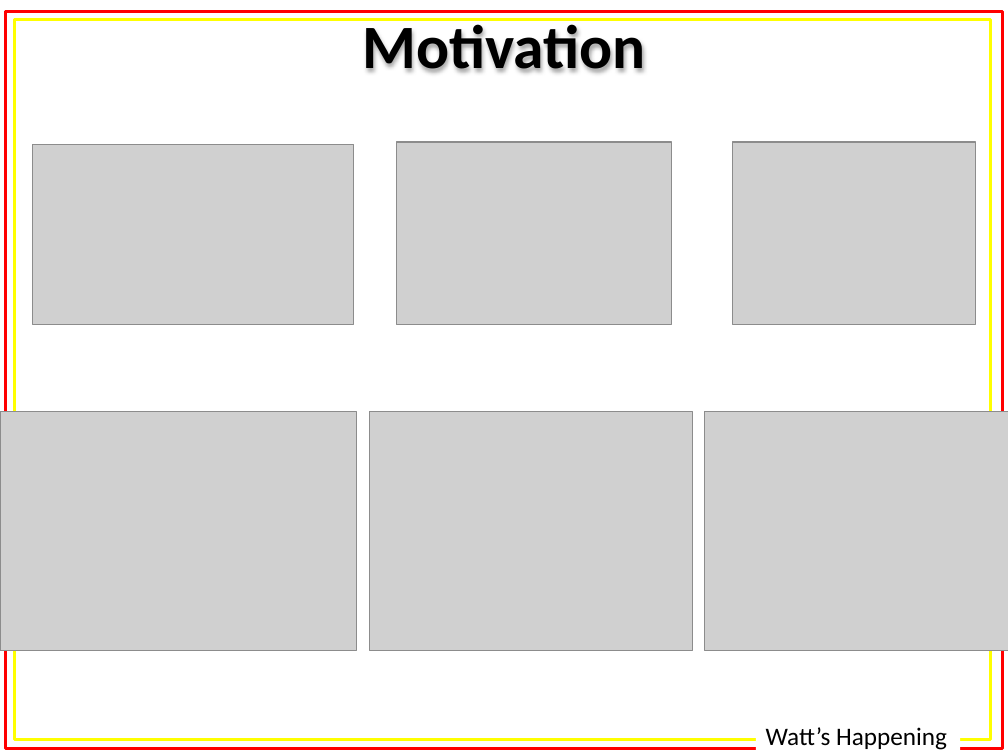
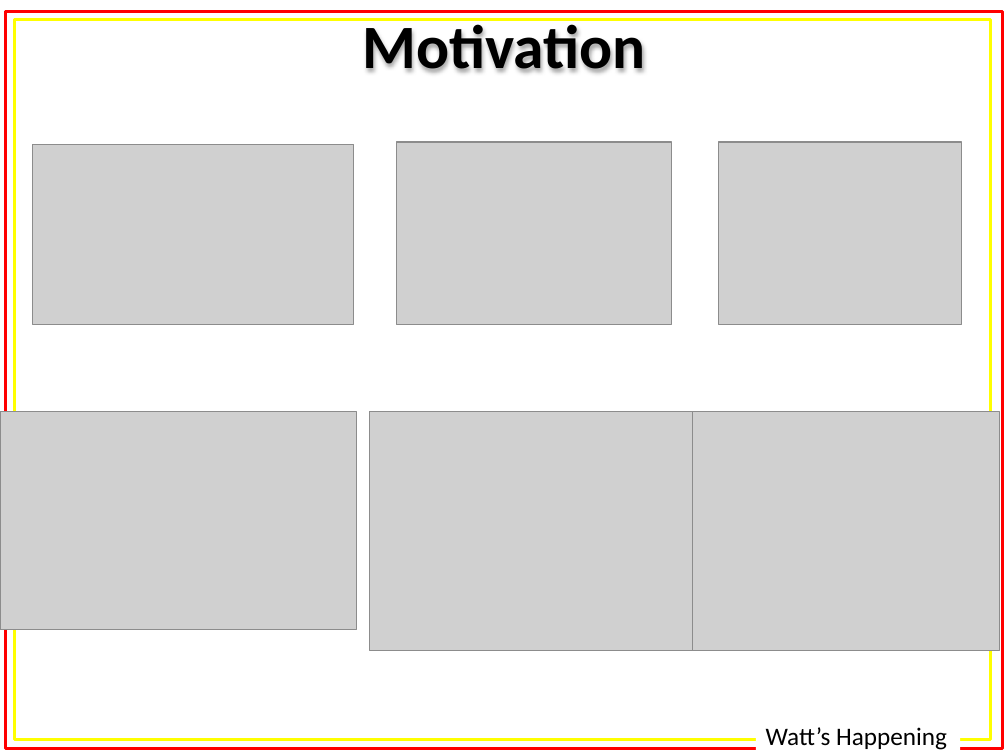
Before and after one commit to alexisfisher/watts-happening, a slide deck: slide 3 of docs/presentation/Presentation.pptx. Drawn at 1008x756 pixels with LibreOffice and Linux fonts; fonts in the diff are those of the drawing; grey boxes stand for pictures. Boxes give left, top, right and bottom in pixels: in the first picture for what was removed or moved away, otherwise in the second. Text is boxed around its words. In the diff, an @@ line names an element or a change of style, - is before the commit and + after.

```diff
--- a/docs/presentation/Presentation.pptx
+++ b/docs/presentation/Presentation.pptx
@@ picture moved from (x1=733, y1=142, x2=976, y2=325) to (x1=719, y1=142, x2=962, y2=325) @@
@@ picture resized from (x1=0, y1=411, x2=357, y2=650) to (x1=0, y1=411, x2=357, y2=630) @@
@@ picture resized from (x1=705, y1=411, x2=1008, y2=650) to (x1=691, y1=411, x2=999, y2=650) @@
```
Also in this commit, not shown: 4 other slides changed, 2 slides added, 1 slide removed, 1 other file.
